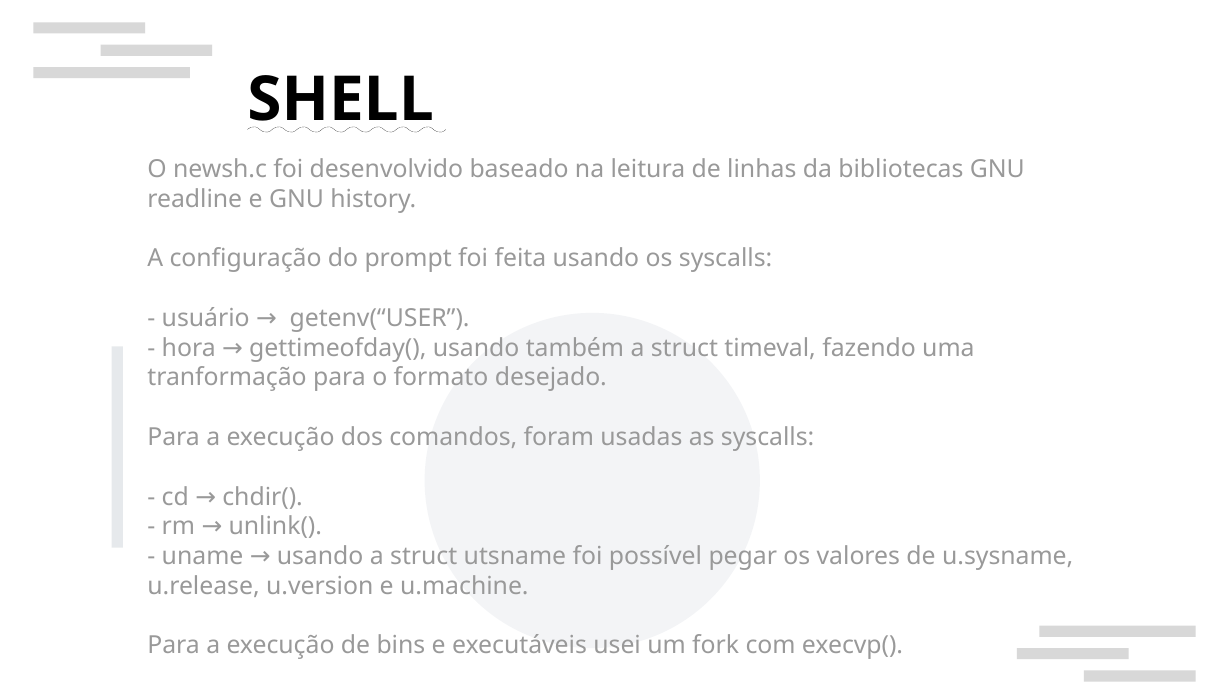
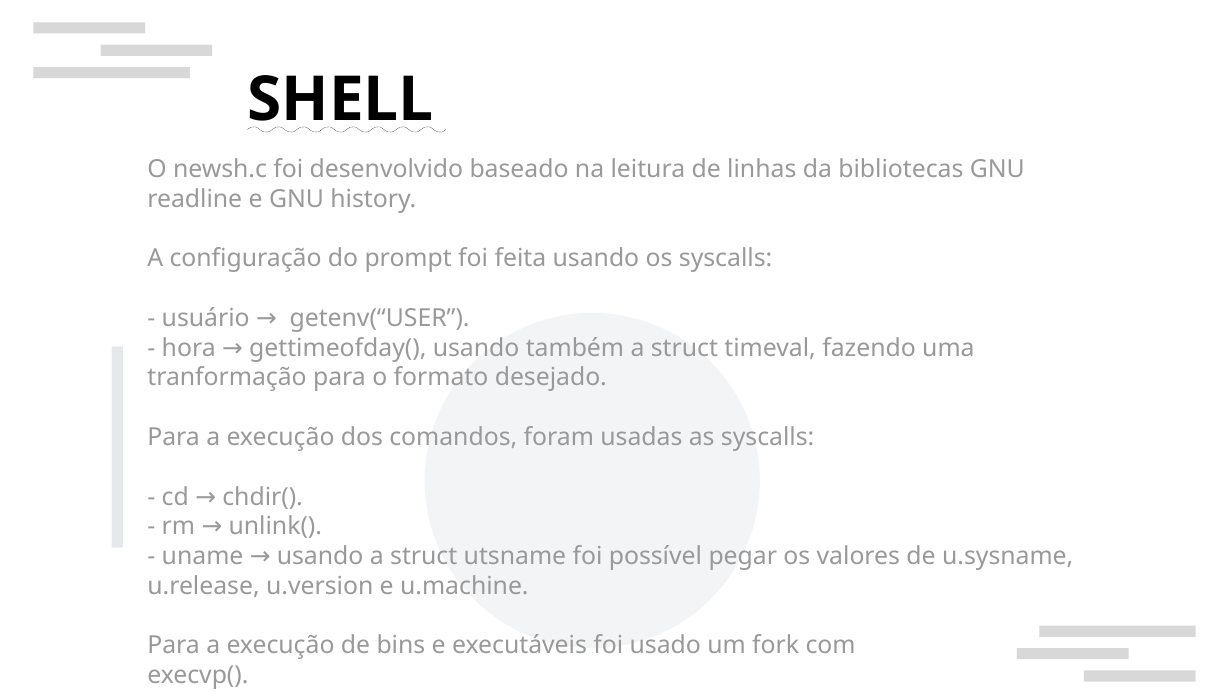
Before and after one commit to SisiBakaMuyo/mac0422, a slide deck: slide 2 of apresentacao.odp. Drawn at 1232x693 pixels with LibreOffice and Linux fonts; fonts in the diff are those of the drawing; background and template pictures are left out. Boxes give left, top, right and bottom in pixels: in the first picture for what was removed or moved away, otherwise in the second. Text is boxed around its words. In the diff, an @@ line names an element or a change of style, - is before the commit and + after.

```diff
--- a/apresentacao.odp
+++ b/apresentacao.odp
@@ text at bbox=[147, 634, 856, 689]: text changed @@
-Para a execução de bins e executáveis usei um fork com execvp().
+Para a execução de bins e executáveis foi usado um fork com
+execvp().
```
Also in this commit, not shown: 1 other slide changed, 3 slides added, 1 slide removed, 17 other files.
